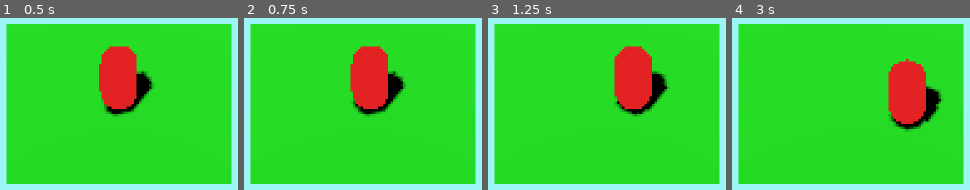
Above: before the commit, frames 1-4 (left to right).
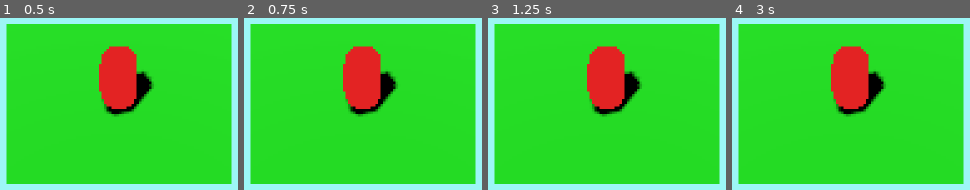
Above: after the commit, the same moments.

Repository: greatbrick0/ComboCombat
Game: Godot game, scene res://Scenes/MainScene.tscn
Two runs of this game, one before a commit and one after it. Both use one fixed random seed, a clock stepped at 60 frames per second and the inputs below.
Inputs:
- Up to frame 1 (0.5 s): no input
- Up to frame 2 (0.75 s): tap Enter at 0.5 s; hold Right (ui_right) from 0.53 s (still down)
- Up to frame 3 (1.25 s): keep holding Right (ui_right)
- Up to frame 4 (3 s): release Right (ui_right) at 1.28 s; hold Down (ui_down) 1.28-2.03 s; hold Right (ui_right) 2.03-2.78 s; hold Up (ui_up) from 2.78 s (still down)

Frame 1 is identical in both runs. In frame 2, 3.9% of the frame differs, in the area x 41-69%, y 16-58%; in frame 3, 10%; in frame 4, 14%, in the area x 41-89%, y 16-67%.

Commit message:
Added Player

Diff:
--- a/Scenes/level.tscn
+++ b/Scenes/level.tscn
@@ -1,6 +1,6 @@
 [gd_scene load_steps=6 format=3 uid="uid://y5ukec25rhbs"]
 
-[ext_resource type="PackedScene" uid="uid://bupjgehspkdeo" path="res://Scenes/moving_mesh.tscn" id="1_q6wo7"]
+[ext_resource type="PackedScene" uid="uid://cw4r3ip4tw2ip" path="res://Scenes/player.tscn" id="2_2gyv5"]
 [ext_resource type="Material" uid="uid://72v7vo4ov7uf" path="res://Materials/Color2.tres" id="2_bsbxx"]
 
 [sub_resource type="PlaneMesh" id="PlaneMesh_wimm7"]
@@ -14,8 +14,6 @@
 ambient_light_source = 2
 
 [node name="Level" type="Node3D"]
-
-[node name="MovingMesh" parent="." instance=ExtResource("1_q6wo7")]
 
 [node name="MeshInstance3D2" type="MeshInstance3D" parent="."]
 transform = Transform3D(3, 0, 0, 0, 3, 0, 0, 0, 3, 0, 0, 0)
@@ -38,3 +36,5 @@
 directional_shadow_split_3 = 0.7
 directional_shadow_fade_start = 0.9
 directional_shadow_max_distance = 20.0
+
+[node name="Player" parent="." instance=ExtResource("2_2gyv5")]
--- /dev/null
+++ b/Scenes/player.tscn
@@ -0,0 +1,14 @@
+[gd_scene load_steps=4 format=3 uid="uid://cw4r3ip4tw2ip"]
+
+[ext_resource type="Script" path="res://Scripts/player.gd" id="1_677ad"]
+[ext_resource type="Material" uid="uid://dffhf65r1361u" path="res://Materials/Color1.tres" id="1_kwdtd"]
+
+[sub_resource type="CapsuleMesh" id="CapsuleMesh_l83w6"]
+
+[node name="Player" type="Node3D"]
+script = ExtResource("1_677ad")
+
+[node name="Mesh" type="MeshInstance3D" parent="."]
+transform = Transform3D(1, 0, 0, 0, 1, 0, 0, 0, 1, 0, 1, 0)
+material_override = ExtResource("1_kwdtd")
+mesh = SubResource("CapsuleMesh_l83w6")
--- /dev/null
+++ b/Scripts/player.gd
@@ -0,0 +1,51 @@
+extends Node3D
+
+var recordedActions: Array = []
+var maxRecordedActions: int = 5
+
+var moveSpeed: float = 5.0
+var movePos: Vector2
+var moveDir: Vector2
+
+func _ready():
+	#maxRecordedActions = max($LeftWeapon.comboPattern.size(), $RightWeapon.comboPattern.size(), 1)
+	for ii in maxRecordedActions:
+		recordedActions.append(-1)
+
+func _process(delta):
+	moveDir = xy(global_position).direction_to(movePos)
+	global_position += xyz(moveDir * moveSpeed * delta)
+
+func MoveCommand(newTargetPos: Vector2, newMoveSpeed: float, maxDist: float) -> void:
+	movePos = xy(global_position) + (newTargetPos - xy(global_position)).limit_length(maxDist)
+	moveSpeed = newMoveSpeed
+
+func RecordAction(action) -> void:
+	recordedActions.push_back(action)
+	if(recordedActions.size() > maxRecordedActions):
+		recordedActions.pop_front()
+
+func FindMatchAmount(pattern: Array) -> int:
+	var combo: Array = pattern.duplicate()
+	var record: Array = recordedActions.duplicate()
+	for ii in range(pattern.size()):
+		if(MatchPattern(combo, record)):
+			return pattern.size() - ii
+		else:
+			combo.pop_back()
+			record.pop_front()
+	return 0
+
+func MatchPattern(pattern: Array, matchArray: Array = []) -> bool:
+	if(matchArray == []):
+		matchArray = recordedActions
+	for ii in range(pattern.size()):
+		if(matchArray[matchArray.size() - pattern.size() + ii] != pattern[ii]):
+			return false
+	return true
+
+func xy(vec3: Vector3) -> Vector2:
+	return Vector2(vec3.x, vec3.z)
+
+func xyz(vec2: Vector2) -> Vector3:
+	return Vector3(vec2.x, 0, vec2.y)
